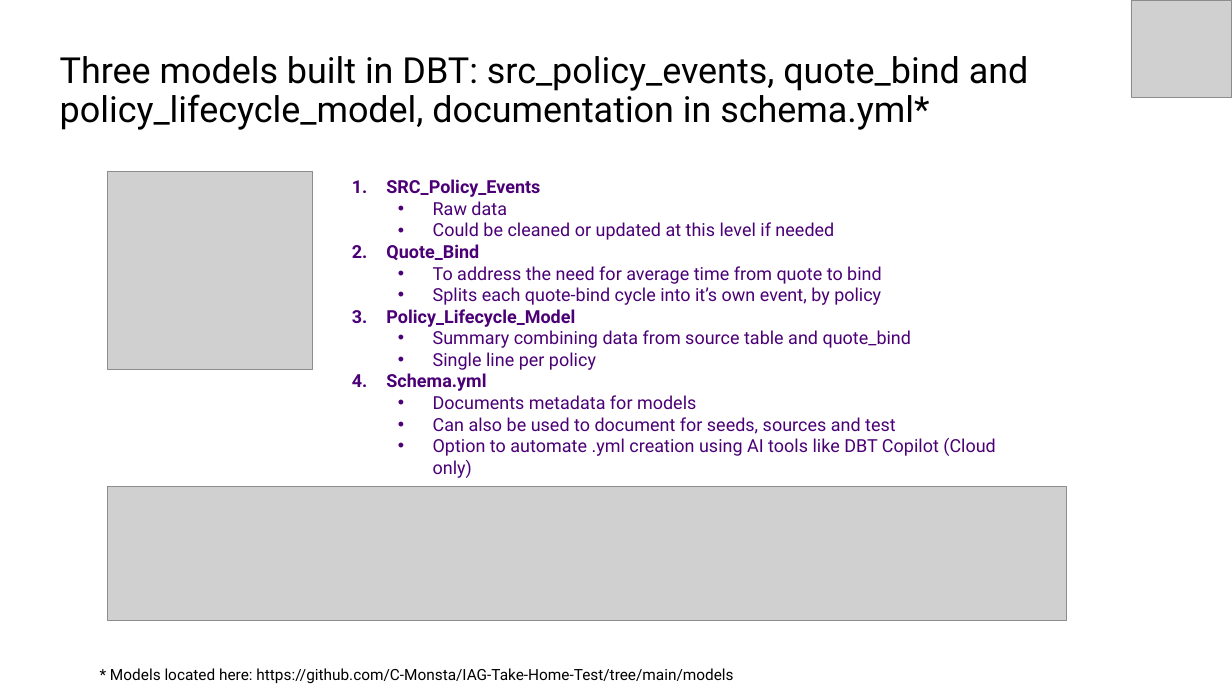
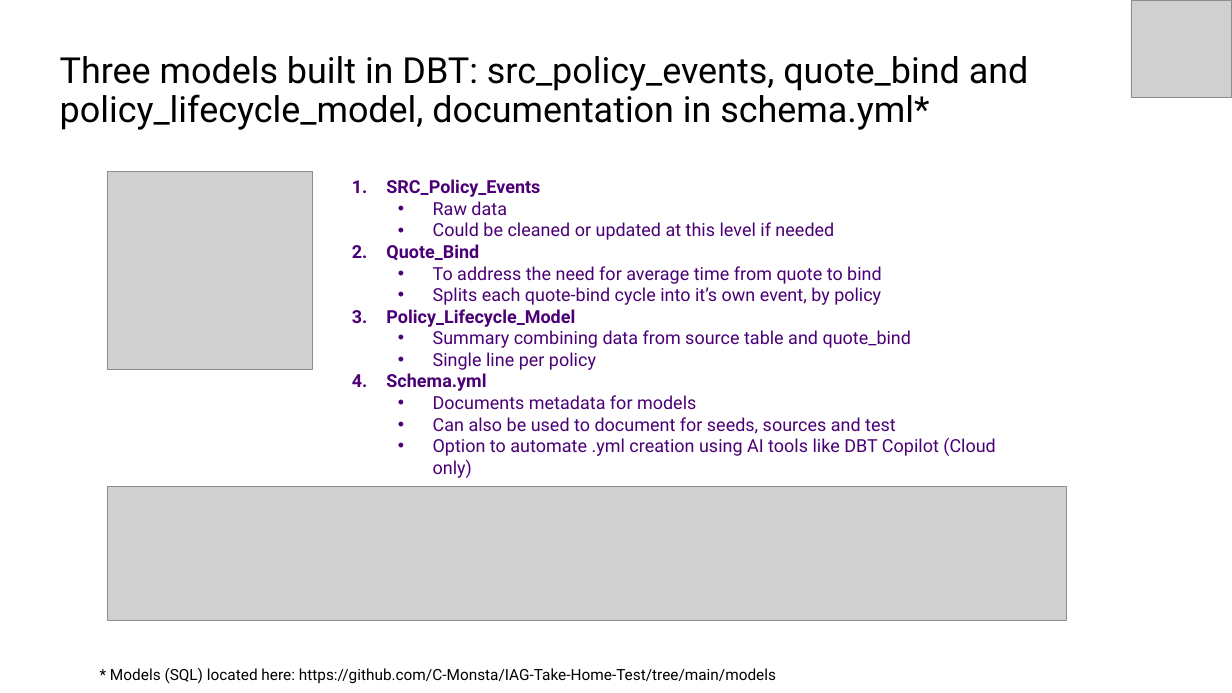
Before and after one commit to C-Monsta/IAG-Take-Home-Test, a slide deck: slide 6 of IAG Take Home Exercise.pptx (slide 5 before the commit). Drawn at 1232x693 pixels with LibreOffice and Linux fonts; fonts in the diff are those of the drawing; grey boxes stand for pictures. Boxes give left, top, right and bottom in pixels: in the first picture for what was removed or moved away, otherwise in the second. Text is boxed around its words. In the diff, an @@ line names an element or a change of style, - is before the commit and + after.

Commit message:
Add dbt SQL models and project files

```diff
--- a/IAG Take Home Exercise.pptx
+++ b/IAG Take Home Exercise.pptx
@@ text at [110,668,776,684]: text changed @@
-* Models located here: https://github.com/C-Monsta/IAG-Take-Home-Test/tree/main/models
+* Models (SQL) located here: https://github.com/C-Monsta/IAG-Take-Home-Test/tree/main/models
```
Also in this commit, not shown: 7 other slides changed, 1 slide added, 2 other files.
